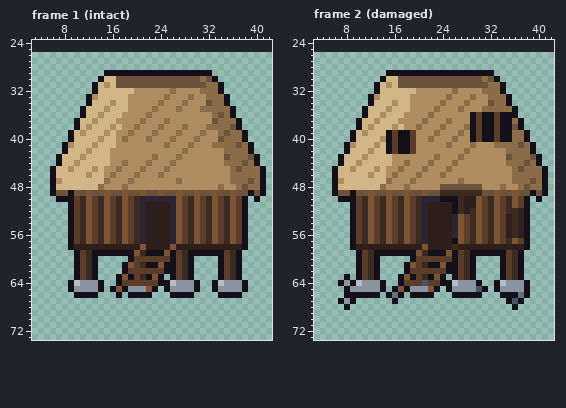
Pixel-art file: art/structures/granary.aseprite. Above: the version before the commit.
48x48 pixels, 4 frames. Colours within 5 levels of each other are drawn and written as one. Shown: frame 1 (intact): x 3..42, y 24..73; frame 2 (damaged): x 3..42, y 24..73. The old version is drawn lined up with the new one, on the new canvas. The commit also changed other frames, which this record leaves out.
The result:
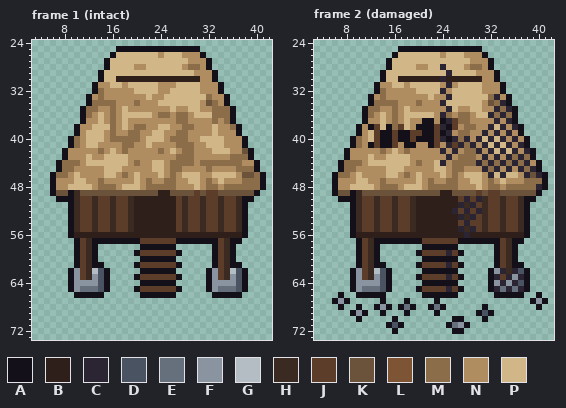
Palette (. is transparent): A #14101a  B #2e1f1a  C #2a2433  D #4a5361  E #66707d  F #8a94a0  G #b4bcc4  H #3b2a22  J #5c3d2a  K #6b523a  L #7d5535  M #8c6d4a  N #b08d60  P #d1b787
From old to new:
canvas 48x48 -> 48x74, the old top-left corner now at 0,26
Changed rows in their new state; - is an unchanged pixel.
Frame 1 (intact):
first column x 6:
25 -----------AAAAAAAAAAAAAA-----------
26 ----------APPPPPPPNPPPNNNA----------
27 ---------APPPPPPPPPPPPPNNNA---------
28 ---------APPPPNNPPPPPPNMMNA---------
29 --------APPPPPPPPPPPPPPPNNNA--------
30 -----------BBBBBBBBBBBBBBNN---------
31 --------N--PNPPPPPNNNPPPPNNN--------
32 --------MNNNNNPPPP--PPPPPNNN--------
33 --------MNNNN---P--PPPPPPP-NN-------
34 -------MMMMNN-M---PPPPPPP---N-------
35 ------MMN-MN-----N--PN-PPNN---------
36 ------MNPNMNPPPPP-MM-MM-PPP-M-------
37 ----.AN--NM-P--N---N-MM----MN-A.----
38 -----N----MNP--M--PP---M--NPNNM-----
39 ---.A-----M---M--PP---M--N-PNNNA.---
40 ----MN--PNMM-MM-PPP--MM-NPPPPNNN----
41 --.AMN-PNNN-MM--P--N-MM---PPPNNNA.--
42 ---NNN-NMNP-M-----M-P--M---PPPNNK---
43 -.ANN--NN-PPP----N----MM-----N---A.-
44 --MMMN----PPP-M-NPP--MMM-MMMM---NN--
45 .AMMNNN-NPPP---N-PPNMM----M---NM--A.
46 -MMN-N-NNPP-M-P---P-M-PPP--PPPPNKK--
47 --NN--NNMN---NP-M--MMN-PP-M-P-NN-M--
48 -NN----N-MM-PPP-MMMMM---P-MMNMM-M---
49 ----H-K--K--K--K--BB-K--J-JJ--K--KA.
50 ----HJJHJJHJJHBBBBBBBJHJJHJJHJJH-A.-
51 ----HJJHJJHJJHBB----BJHJJHJJHJJH----
52 ----HJJHJJHJJHBB----BJHJJHJJHJJH----
53 ----HJJHJJHJJHBB----BJHJJHJJHJJH----
54 ----HJJHJJHJJHBB----BJHJJHJJHJJH----
55 ----HJJHJJHJJHBB----BJHJJHJJHJJH----
56 ----BBBBBBBBBBBB----BBBBBBBBBBBB----
57 ---.AJHAAAAAAAAJJJJJJAAAAAAA--AA.---
58 ---.AJHA.......AAAAAA......AJHA..---
59 --------......AJJJJJJA.....-JHA.----
60 -------------..AAAAA-...---AJHA.----
61 --------A---..AJJJJJJA..---AJHA-----
62 ---AF--GDA--...AAAA--...--AFJHGDA---
63 ---AF--FDA-...AJJJJJJA..--AFJHFDA---
64 ----F---DA-....AAA--A....-AFF--D----
65 -----EEEDA....AJJJJJJA...-AFEEED----
66 --------A--.-..--AAA-...---A--------
Frame 2 (damaged):
first column x 6:
25 -----------AAAAAAAAAAAAAA-----------
26 ----------APPPPPPPNPPPNNNA----------
27 ---------APPPPPPPPPPPPPNNNA---------
28 ---------APPPPNNPPCPPPNMMNA---------
29 --------APPPPPPPPPPCPPPPNNNA--------
30 -----------BBBBBBBCBBBBBBNN---------
31 --------N--PNPPPPPNCNPPPPNNN--------
32 --------MNNNNNPPPPC-PPPPPNNN--------
33 --------MNNNN---P--CPPPPPP-CN-------
34 -------MMMMNN-M---CPPPPPP---C-------
35 ------MMN-MN-----N-CPN-PPNNC-C------
36 ------MNPNMNPPPPP-CM-MMNPPCMCM------
37 ----.AN--NM-P--AA-ACJMMNNNNCNCA.----
38 -----NAJ-AMJP-AAAJCAJ--MNNCPCNC-----
39 ---.A--JA-----JAAJAC--MNNCNCNCNA.---
40 ----MN-JA-----AAAJCACMCNCPCPCNCN----
41 --.AMNAJA--N-A--AJ-CJCMC-CPCPCNCA.--
42 ---NNN-NMNPNMN----C-C--MC-CPCPCNC---
43 -.ANN--NN-PPP----N-C--MM-C-C-C-C-A.-
44 --MMMN----PPP-M-NPC--MMMCMCMC-C-CN--
45 .AMMNNN-NPPP---N-PPNMM---CMC-CNC-CA.
46 -MMN-N-NNPP-M-P---P-M-PPP-CPCPPNCKC-
47 --NN--NNMN---NP-M--MMN-PP-M-P-NN-M--
48 -NN----N-MM-PPP-MMMMMNNNP-MMNMM-M-C-
49 ----H-K--K--K--K--BBKKKKJ-JJ--K--KA.
50 ----HJJHJJHJJHBBBBBBBJCJCHJJHJJH-A.-
51 ----HJJHJJHJJHBB----BCHCJHJJHJJH----
52 ----HJJHJJHJJHBB----CJCJCHJJHJJH----
53 ----HJJHJJHJJHBB----BCHCJHJJHJJH----
54 ----HJJHJJHJJHBB----BJCJJHJJHJJH----
55 ----HJJHJJHJJHBB----BCHCJHJJHJJH----
56 ----BBBBBBBBBBBB----BBCBBBBBB-B-----
57 ---.AJHAAAAAAAAJJJJJJAAAAAAA--AA.---
58 ---.AJHA.......AAAAAA......AJHA..---
59 --------......AJJJJCJA.....-JHA.----
60 -------------..AAAAA-...---AJHA.----
61 --------A---..AJJJJCJA..---AJHA-----
62 ---AF--GDA--...AAAA--...--AFCHCDA---
63 --.AF--FDA-...AJJJJCJA..--ACJCFCA---
64 -..-F---DA-....AAA--A....-AFC-CD----
65 --.A-EEEDA....AJJJJCJA....ACECEC----
66 -A..----A...-..--AAA-....--A---A.-A-
67 AFA.----A-.-A----A-----------...-AFA
68 -A.-A--AFA-AEA--AEA------A----.---A-
69 ---AFA--A---A----A------ADA---------
70 ----A-----A---------AA---A----------
71 ---------ADA-------AEFA-------------
72 ----------A---------AA--------------
Boxes around the changes in both pictures, in picture pixels (x1, y1, x2, y2):
changed: (50, 46, 266, 298)
changed: (332, 46, 548, 334)
